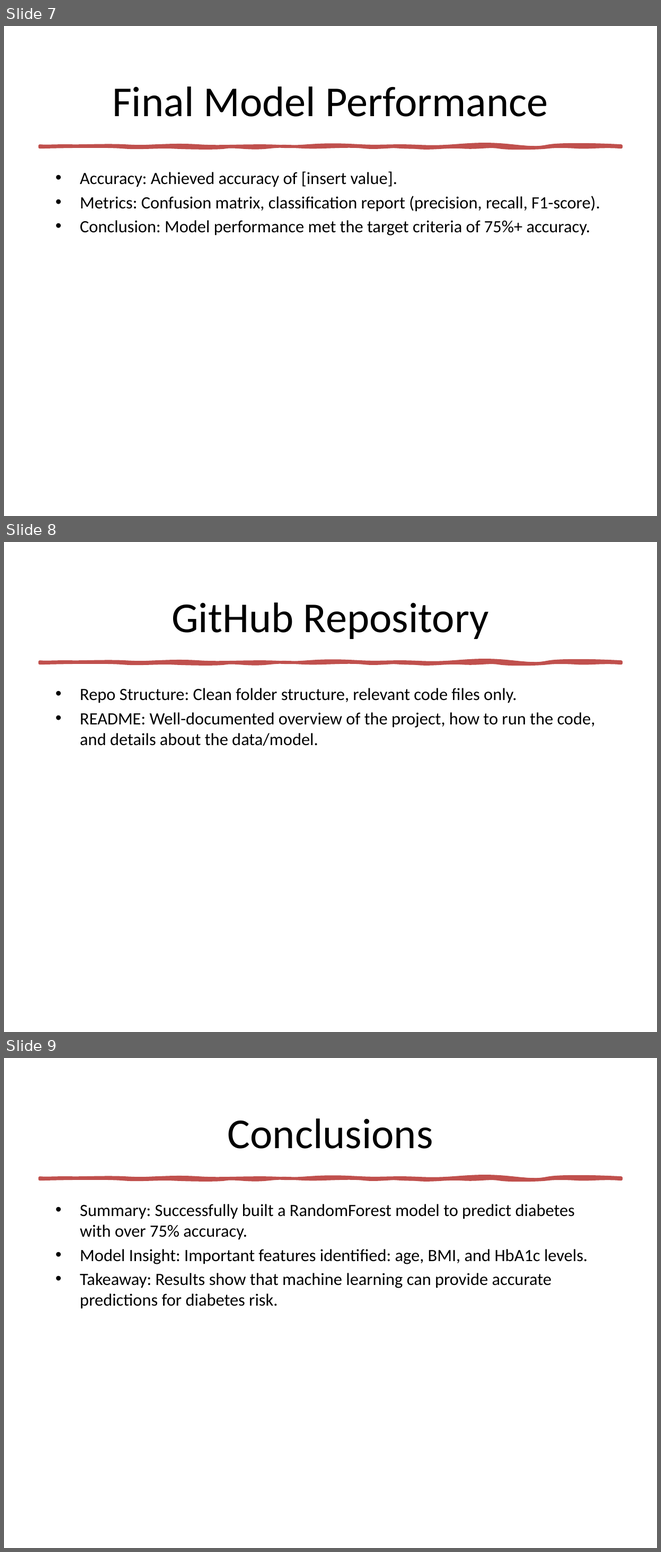
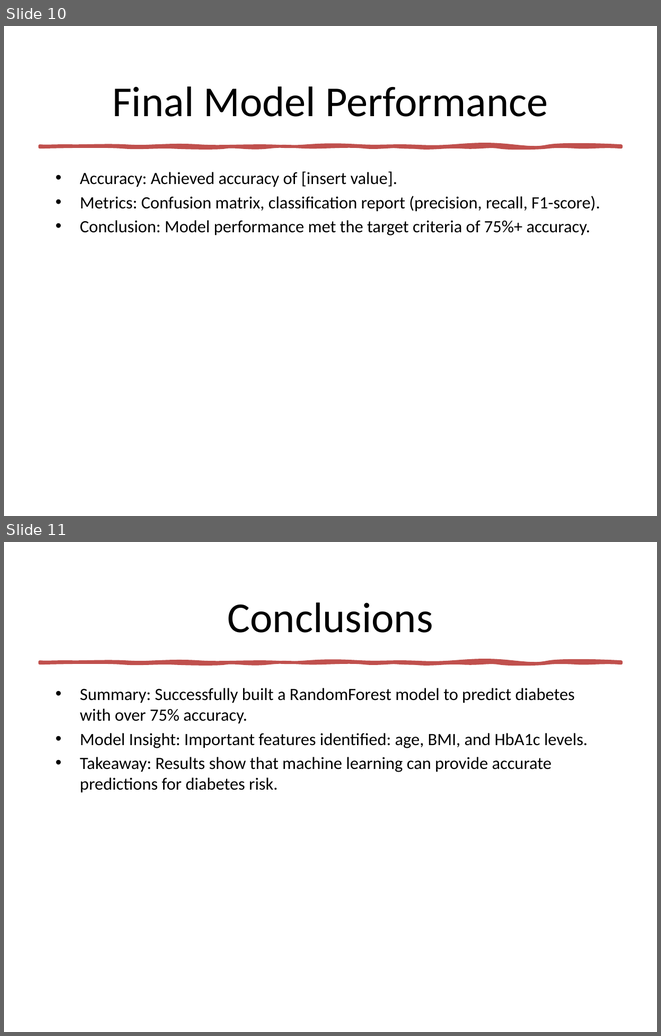
Before and after one commit to piiop/group-project-2, a slide deck: Project2.pptx. Shown one above the other, each under a label of ours: slides 7, 8 and 9 before the commit, slides 10 and 11 after it. The pictures are 661x1552 and 661x1036 pixels, drawn with LibreOffice and Linux fonts; fonts in the diff are those of the drawing. Boxes give left, top, right and bottom in pixels: in the first picture for what was removed or moved away, otherwise in the second. Text is boxed around its words. In the diff, an @@ line names an element or a change of style, - is before the commit and + after.

```diff
--- a/Project2.pptx
+++ b/Project2.pptx
@@ slide 8 removed at (x1=4, y1=542, x2=657, y2=1032), background #FFFFFF @@
@@ title removed at (x1=171, y1=602, x2=489, y2=639) @@
-GitHub Repository
@@ freeform shape removed at (x1=40, y1=661, x2=621, y2=663) @@
@@ text removed at (x1=80, y1=688, x2=595, y2=746) @@
-• Repo Structure: Clean folder structure, relevant code files only.
-• README: Well-documented overview of the project, how to run the code, and details about the data/model.
@@ what was slide 7 is now slide 10 @@
@@ what was slide 9 is now slide 11 @@
```
Also in this commit, not shown: 3 slides changed, 3 slides added, 1 other file.
